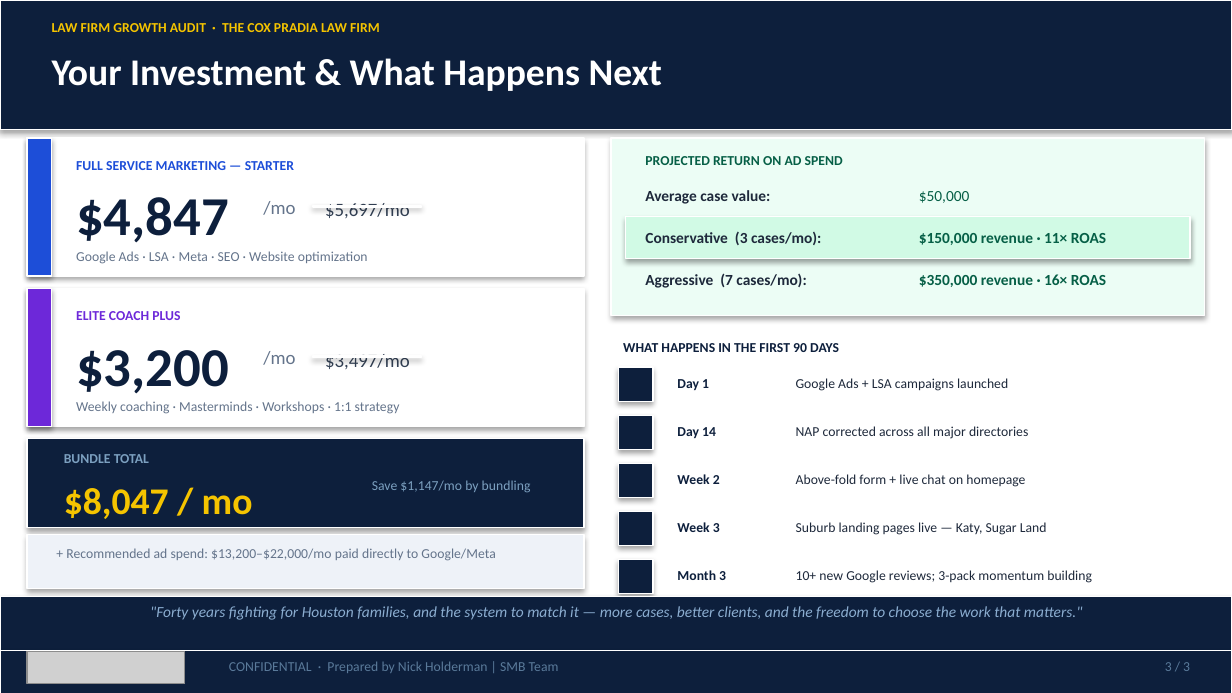
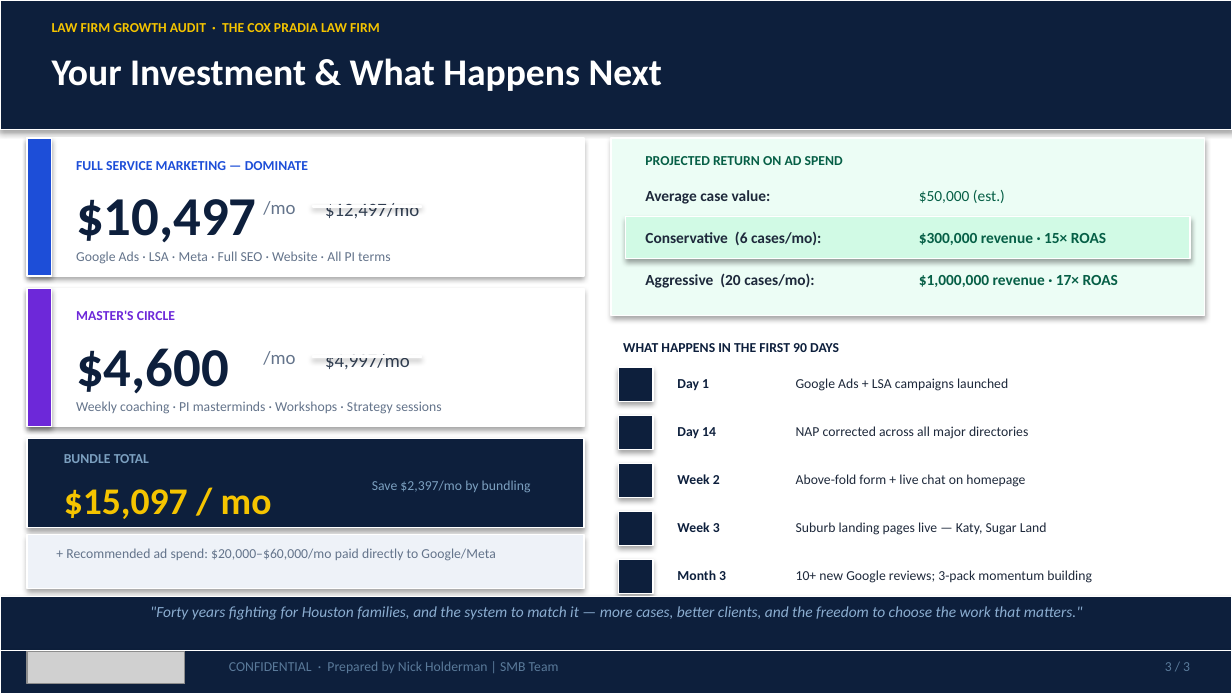
Before and after one commit to SMB-Team-Technology/workwith-smbteam, a slide deck: slide 3 of cox-pradia/TheCoxPradiaLawFirm_May292026_Proposal.pptx. Drawn at 1232x693 pixels with LibreOffice and Linux fonts; fonts in the diff are those of the drawing; grey boxes stand for pictures. Boxes give left, top, right and bottom in pixels: in the first picture for what was removed or moved away, otherwise in the second. Text is boxed around its words. In the diff, an @@ line names an element or a change of style, - is before the commit and + after.

```diff
--- a/cox-pradia/TheCoxPradiaLawFirm_May292026_Proposal.pptx
+++ b/cox-pradia/TheCoxPradiaLawFirm_May292026_Proposal.pptx
@@ text at [76, 161, 308, 170]: text changed @@
-FULL SERVICE MARKETING — STARTER
+FULL SERVICE MARKETING — DOMINATE
@@ text at [76, 199, 257, 242]: text changed @@
-$4,847
+$10,497
@@ text at [325, 203, 419, 218]: text changed @@
-$5,697/mo
+$12,497/mo
@@ text at [919, 190, 1005, 203]: text changed @@
-$50,000
+$50,000 (est.)
@@ text at [645, 232, 821, 245]: text changed @@
-Conservative (3 cases/mo):
+Conservative (6 cases/mo):
@@ text at [919, 233, 1106, 245]: text changed @@
-$150,000 revenue · 11× ROAS
+$300,000 revenue · 15× ROAS
@@ text at [76, 251, 390, 264]: text changed @@
-Google Ads · LSA · Meta · SEO · Website optimization
+Google Ads · LSA · Meta · Full SEO · Website · All PI terms
@@ text at [645, 273, 814, 288]: text changed @@
-Aggressive (7 cases/mo):
+Aggressive (20 cases/mo):
@@ text at [919, 275, 1118, 287]: text changed @@
-$350,000 revenue · 16× ROAS
+$1,000,000 revenue · 17× ROAS
@@ text at [76, 310, 175, 320]: text changed @@
-ELITE COACH PLUS
+MASTER'S CIRCLE
@@ text at [76, 348, 229, 393]: text changed @@
-$3,200
+$4,600
@@ text at [325, 354, 410, 369]: text changed @@
-$3,497/mo
+$4,997/mo
@@ text at [76, 401, 442, 414]: text changed @@
-Weekly coaching · Masterminds · Workshops · 1:1 strategy
+Weekly coaching · PI masterminds · Workshops · Strategy sessions
@@ text at [64, 489, 272, 519]: text changed @@
-$8,047 / mo
+$15,097 / mo
@@ text at [372, 480, 531, 492]: text changed @@
-Save $1,147/mo by bundling
+Save $2,397/mo by bundling
@@ text at [66, 548, 495, 561]: text changed @@
-+ Recommended ad spend: $13,200–$22,000/mo paid directly to Google/Meta
++ Recommended ad spend: $20,000–$60,000/mo paid directly to Google/Meta
```
Also in this commit, not shown: 1 other slide changed, 1 other file.
